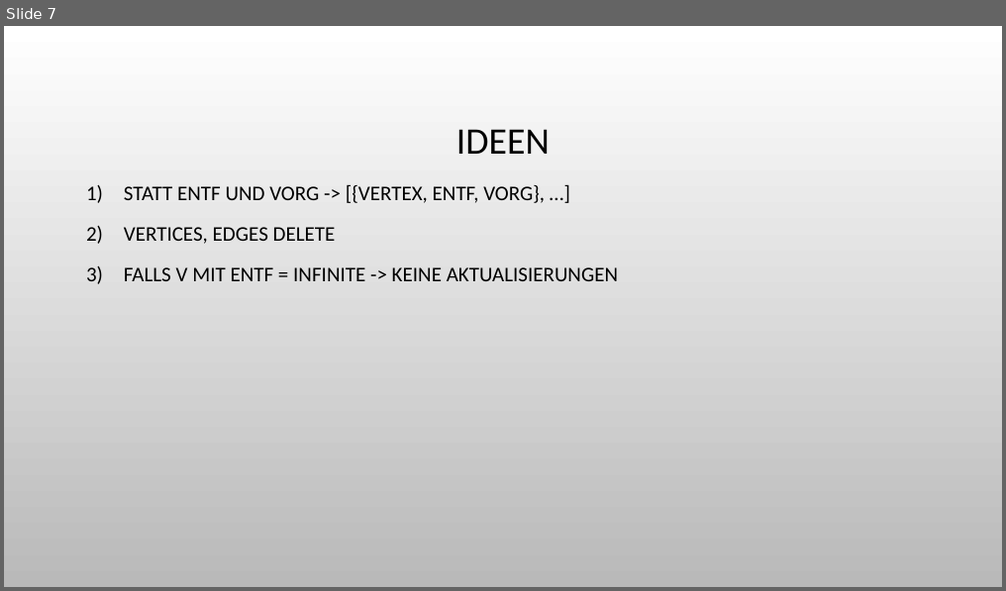
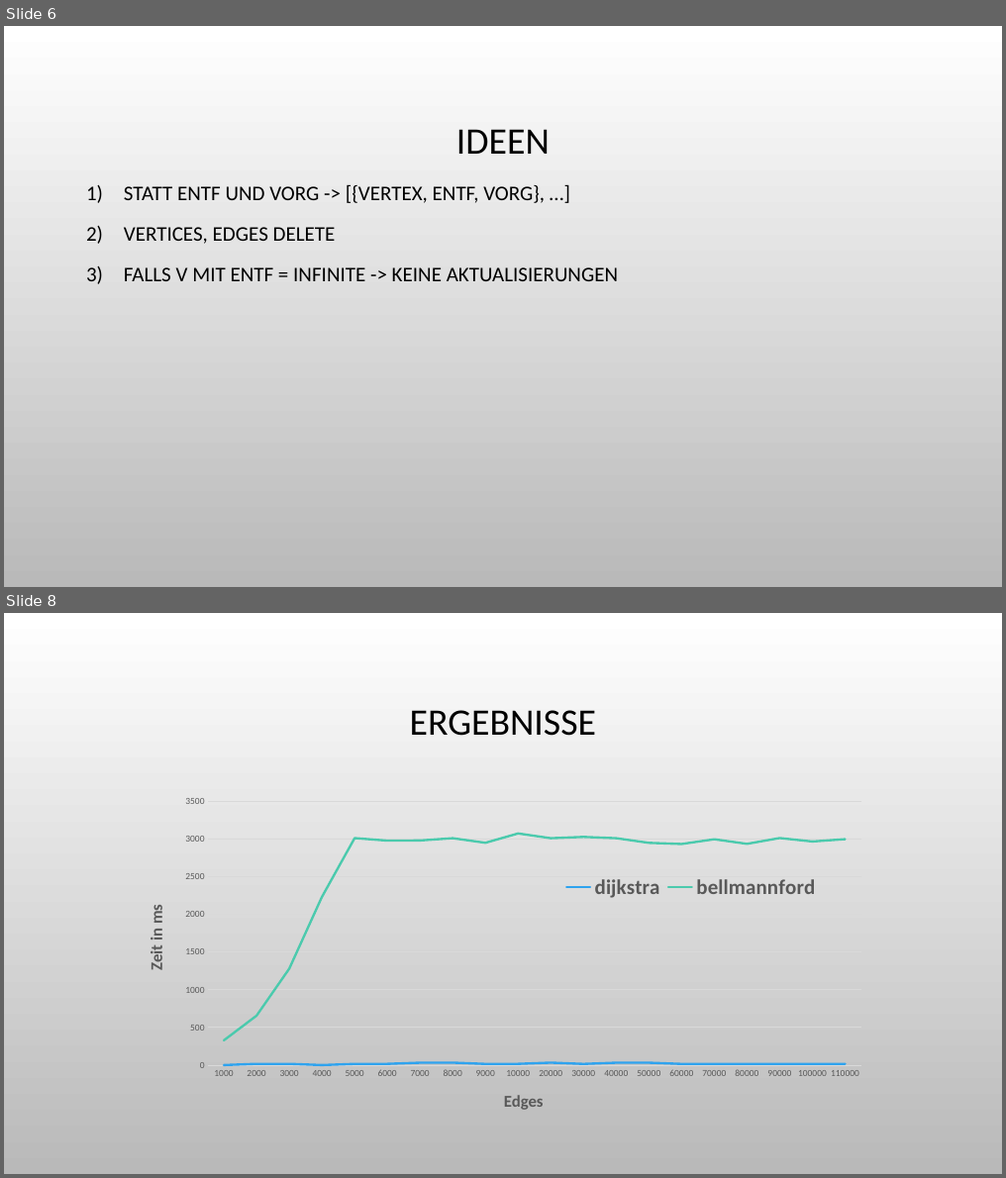
Before and after one commit to Shryne/GKA_Pruefung, a slide deck: GKA Aufgabe 2.pptx. Shown one above the other, each under a label of ours: slide 7 before the commit, slides 6 and 8 after it; the slides between them are not shown. The pictures are 1006x591 and 1006x1178 pixels, drawn with LibreOffice and Linux fonts; fonts in the diff are those of the drawing; background and template pictures are left out. Boxes give left, top, right and bottom in pixels: in the first picture for what was removed or moved away, otherwise in the second. Text is boxed around its words. In the diff, an @@ line names an element or a change of style, - is before the commit and + after.

```diff
--- a/GKA Aufgabe 2.pptx
+++ b/GKA Aufgabe 2.pptx
@@ slide 8 added at [4,613,1002,1174], background gradient #FFFFFF to #B9B9B9 @@
@@ title added at [410,710,596,736], 36 pt, text #000000 @@
+ERGEBNISSE
@@ line chart added at [130,789,877,1169] @@
+categories: 1000, 2000, 3000, 4000, 5000, 6000, 7000, 8000, 9000, 10000, 20000, 30000, 40000, 50000, 60000, 70000, 80000, 90000, 100000, 110000
+dijkstra: 0, 0, 0, 0, 0, 0, 0, 0, 0, 0, 0, 0, 0, 0, 0, 0, 0, 0, 0, 0
+bellmannford: 300, 700, 1300, 2200, 3000, 3000, 3000, 3000, 3000, 3100, 3000, 3000, 3000, 3000, 2900, 3000, 2900, 3000, 3000, 3000
@@ what was slide 7 is now slide 6 @@
```
Also in this commit, not shown: 1 slide changed, 2 other slides added, 1 slide removed, 10 other files.
